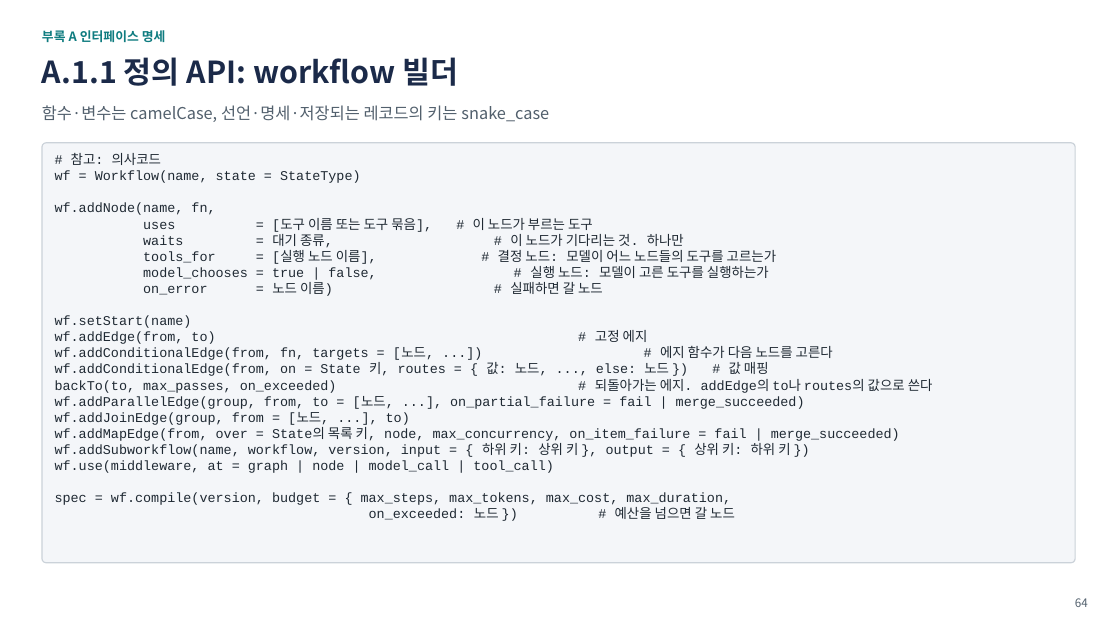
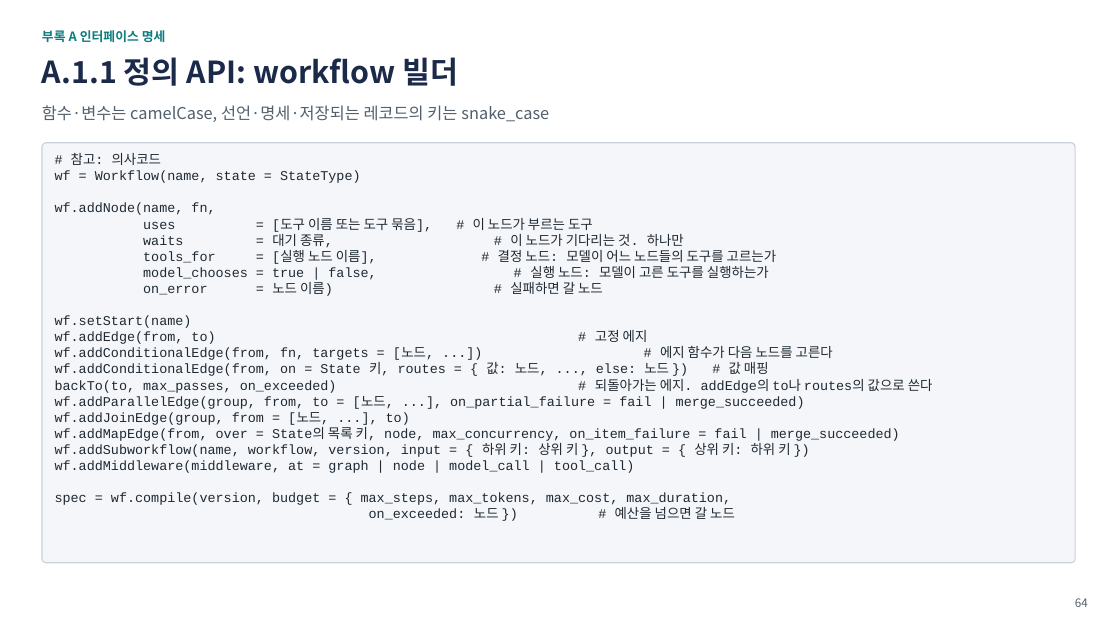
Before and after one commit to iwindfree/windfree-blog, a slide deck: slide 64 of public/files/ai-agent-workflow-framework/AI_Agent_Workflow_Framework_Summary.pptx. Drawn at 1120x630 pixels with LibreOffice and Linux fonts; fonts in the diff are those of the drawing. Boxes give left, top, right and bottom in pixels: in the first picture for what was removed or moved away, otherwise in the second. Text is boxed around its words. In the diff, an @@ line names an element or a change of style, - is before the commit and + after.

```diff
--- a/public/files/ai-agent-workflow-framework/AI_Agent_Workflow_Framework_Summary.pptx
+++ b/public/files/ai-agent-workflow-framework/AI_Agent_Workflow_Framework_Summary.pptx
@@ text at <box>55,460,635,473</box>: text changed @@
-wf.use(middleware, at = graph | node | model_call | tool_call)
+wf.addMiddleware(middleware, at = graph | node | model_call | tool_call)
```
Also in this commit, not shown: 1 other slide changed, 1 other file.
